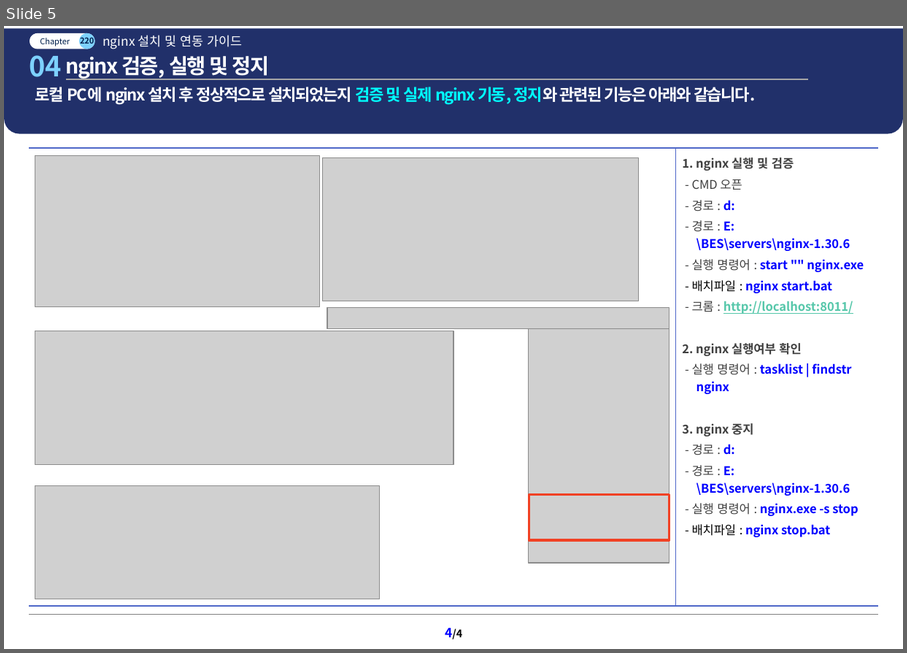
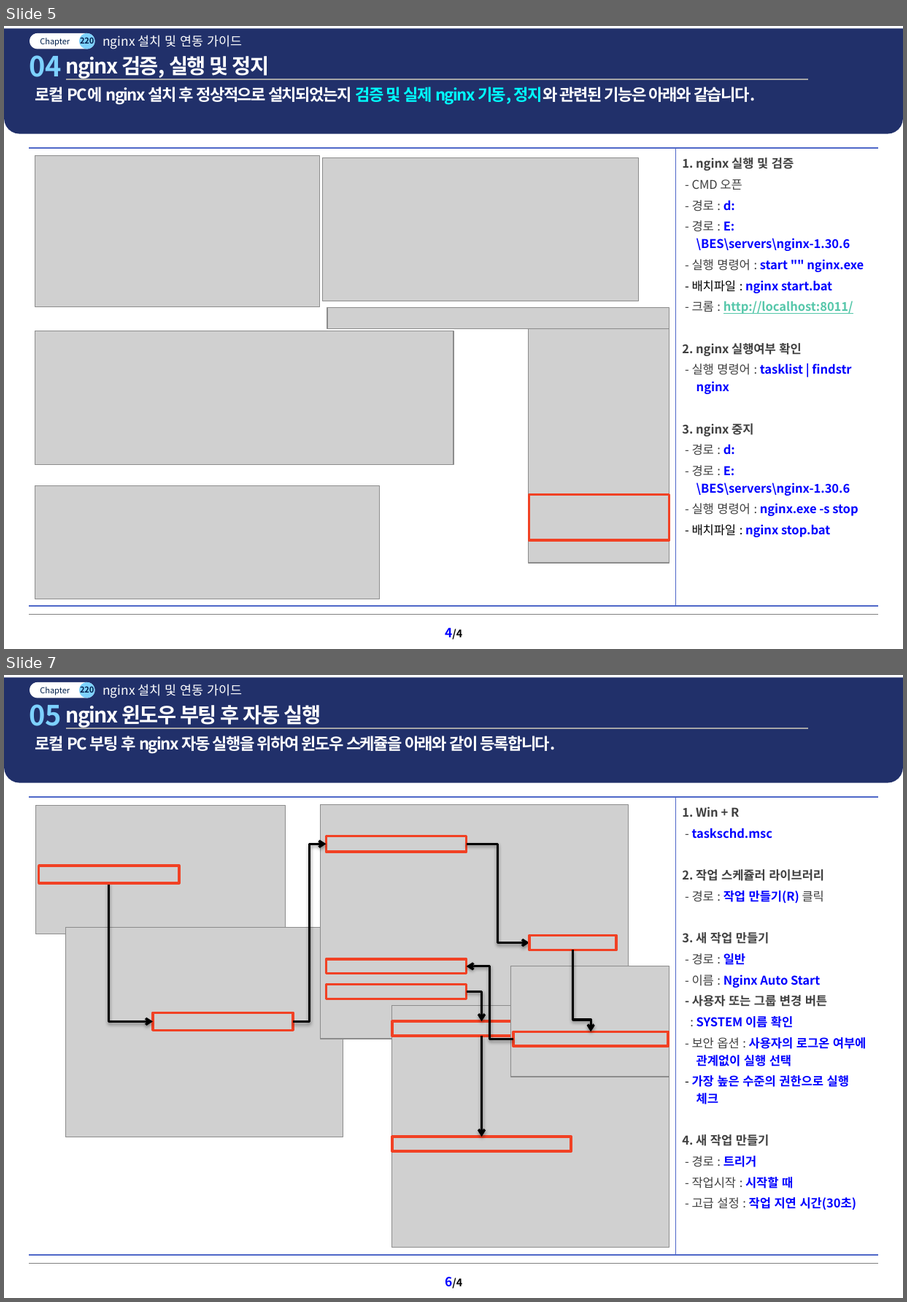
Before and after one commit to bes-erp/bes20261001, a slide deck: src/main/bes-doc/110.설치 메뉴얼/[BES] 전자정부 & NexacroN24-220.Nginx 설치 및 연동 가이드_20261027_v0.1.pptx. Shown one above the other, each under a label of ours: slide 5 before the commit, slides 5 and 7 after it; the slides between them are not shown. The pictures are 907x653 and 907x1302 pixels, drawn with LibreOffice and Linux fonts; fonts in the diff are those of the drawing; grey boxes stand for pictures; background and template pictures are left out. Boxes give left, top, right and bottom in pixels: in the first picture for what was removed or moved away, otherwise in the second. Text is boxed around its words. In the diff, an @@ line names an element or a change of style, - is before the commit and + after.

Commit message:
[2026-11-07] 엔진엑스 윈도우 스케줄러 등록 가이드 추가  - [BES] 전자정부 & NexacroN24-220.Nginx 설치 및 연동 가이드_20261027_v0.1.pptx

```diff
--- a/src/main/bes-doc/110.설치 메뉴얼/[BES] 전자정부 & NexacroN24-220.Nginx 설치 및 연동 가이드_20261027_v0.1.pptx
+++ b/src/main/bes-doc/110.설치 메뉴얼/[BES] 전자정부 & NexacroN24-220.Nginx 설치 및 연동 가이드_20261027_v0.1.pptx
@@ slide 7 added at <box>4,675,903,1298</box>, background #FFFFFF; not listed: 9 template elements that a slide beside it also shows @@
@@ text added at <box>30,697,62,726</box>, 24 pt, text #7DD1FF, bold @@
+05
@@ text added at <box>66,705,322,728</box>, 18 pt, text #FFFFFF, bold @@
+nginx 윈도우 부팅 후 자동 실행
@@ text added at <box>35,736,556,754</box>, 14 pt, text #FFFFFF, bold @@
+로컬 PC 부팅 후 nginx 자동 실행을 위하여 윈도우 스케쥴을 아래와 같이 등록합니다.
@@ table added at <box>29,797,879,1255</box>, 1 rows, 2 columns @@
+ | 1. Win + R / - taskschd.msc / 2. 작업 스케쥴러 라이브러리 / - 경로 : 작업 만들기(R) 클릭 / 3. 새 작업 만들기 / - 경로 : 일반 / - 이름 : Nginx Auto Start / - 사용자 또는 그룹 변경 버튼 / : SYSTEM 이름 확인 / - 보안 옵션 : 사용자의 로그온 여부에 관계없이 실행 선택 / - 가장 높은 수준의 권한으로 실행 체크 / 4. 새 작업 만들기 / - 경로 : 트리거 / - 작업시작 : 시작할 때 / - 고급 설정 : 작업 지연 시간(30초)
@@ picture added at <box>36,806,287,934</box> @@
@@ picture added at <box>320,804,628,1039</box> @@
@@ elbow arrow added from (293, 1021) to (326, 844), #000000 2 pt @@
@@ rectangle added at <box>326,836,467,852</box>, outline #F14124 2.25 pt @@
@@ elbow arrow added from (467, 844) to (530, 942), #000000 2 pt @@
@@ rectangle added at <box>39,866,179,882</box>, outline #F14124 2.25 pt @@
@@ elbow arrow added from (108, 882) to (153, 1021), #000000 2 pt @@
@@ picture added at <box>65,928,343,1136</box> @@
@@ rectangle added at <box>530,936,617,950</box>, outline #F14124 2.25 pt @@
@@ rectangle added at <box>326,959,467,973</box>, outline #F14124 2.25 pt @@
@@ elbow arrow added from (573, 950) to (591, 1031), #000000 2 pt @@
@@ elbow arrow added from (514, 1039) to (467, 966), #000000 2 pt @@
@@ picture added at <box>511,966,669,1076</box> @@
@@ rectangle added at <box>326,985,467,999</box>, outline #F14124 2.25 pt @@
@@ elbow arrow added from (467, 991) to (482, 1021), #000000 2 pt @@
@@ rectangle added at <box>153,1013,293,1031</box>, outline #F14124 2.25 pt @@
@@ picture added at <box>392,1006,670,1247</box> @@
@@ rectangle added at <box>392,1021,572,1036</box>, outline #F14124 2.25 pt @@
@@ arrow added from (482, 1036) to (482, 1136), #000000 2 pt @@
@@ rectangle added at <box>514,1031,668,1045</box>, outline #F14124 2.25 pt @@
@@ arrow added from (419, 1063) to (419, 1138), #000000 2 pt @@
@@ rectangle added at <box>392,1136,572,1151</box>, outline #F14124 2.25 pt @@
```
Also in this commit, not shown: 2 other slides added.
